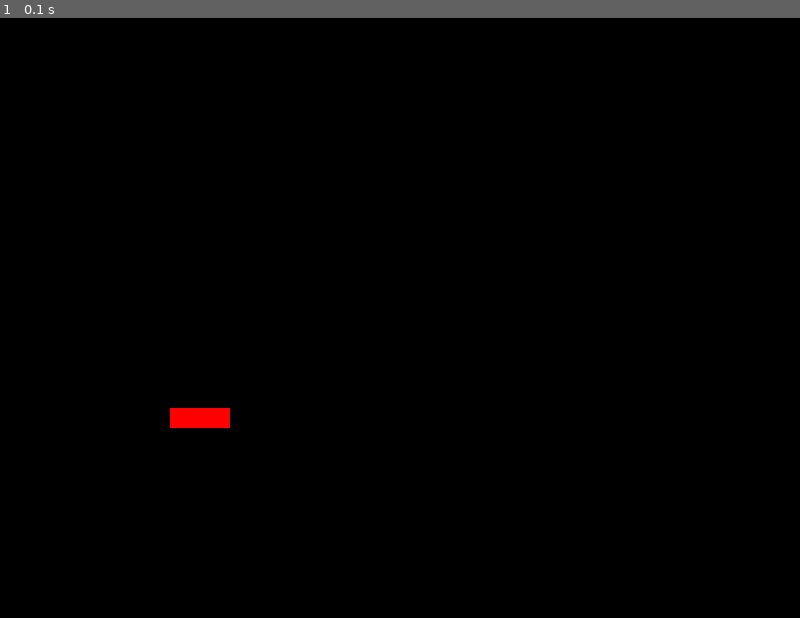
Above: before the commit, frame 1.
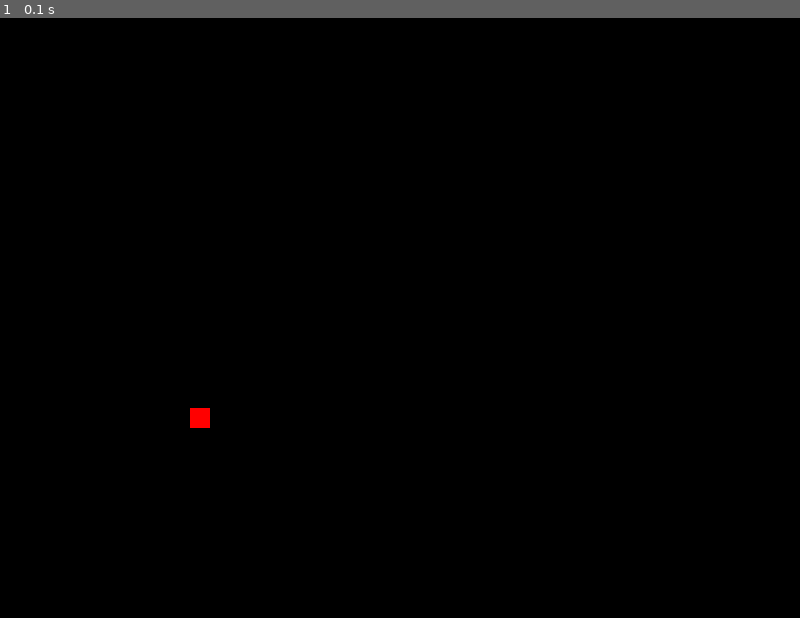
Above: after the commit, the same moment.

Repository: birdcode495/curso_pygame
Game: pygame game, started from main.py
The game is run twice, just before and just after one commit, with the same random seed, the same clock (stepped at 60 frames per second) and the same inputs.
Inputs:
- Up to frame 1 (0.1 s): no input

The runs differ from the first frame. In frame 1, 0.2% of the frame differs, in the area x 21-29%, y 65-69%.

Commit message:
Constants adjustment 1

Diff:
--- a/characters.py
+++ b/characters.py
@@ -1,13 +1,14 @@
 import pygame
+import constants
 
 
 class Character():
 
 	def __init__(self, x, y):
 
-		self.shape = pygame.Rect(0, 0, 60, 20)
+		self.shape = pygame.Rect(0, 0, constants.WIDTH_CHARACTER, constants.HEIGHT_CHARACTER)
 		self.shape.center = (x, y)
 
 	def draw(self, interface):
 
-		pygame.draw.rect(interface, (255, 0, 0), self.shape)
+		pygame.draw.rect(interface, constants.COLOR, self.shape)
--- a/constants.py
+++ b/constants.py
@@ -1,5 +1,9 @@
 # --------------------------------- Constants -----------------------------------------------------
 
 
-WIDTH = 800
-HEIGHT = 600
+WIDTH_WINDOW = 800
+HEIGHT_WINDOW = 600
+
+WIDTH_CHARACTER = 20
+HEIGHT_CHARACTER = 20
+COLOR = (255, 0, 0)
--- a/main.py
+++ b/main.py
@@ -8,7 +8,7 @@
 
 
 
-window = pygame.display.set_mode((constants.WIDTH, constants.HEIGHT))
+window = pygame.display.set_mode((constants.WIDTH_WINDOW, constants.HEIGHT_WINDOW))
 pygame.display.set_caption("TreeCode Crypto")
 
 run = True
